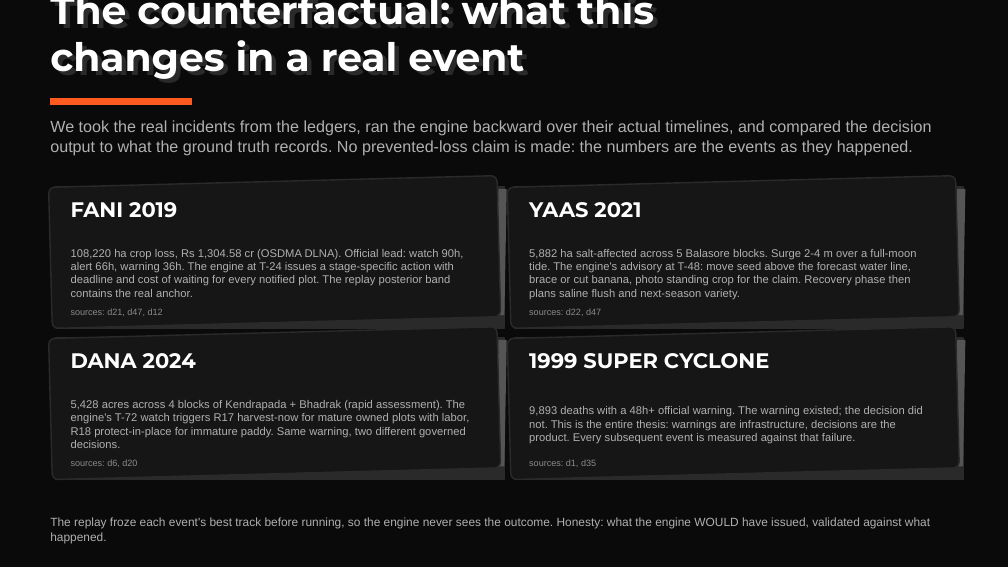
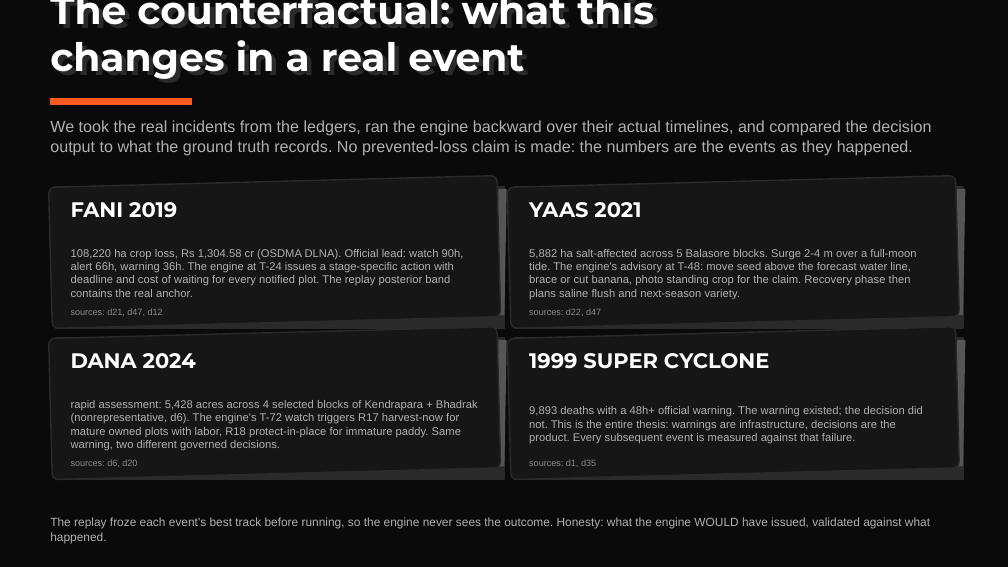
Before and after one commit to harshgounder/craft-n-code, a slide deck: slide 9 of scaffold/deck/KrishiSetu-Round0-20260816.pptx. Drawn at 1008x567 pixels with LibreOffice and Linux fonts; fonts in the diff are those of the drawing. Boxes give left, top, right and bottom in pixels: in the first picture for what was removed or moved away, otherwise in the second. Text is boxed around its words. In the diff, an @@ line names an element or a change of style, - is before the commit and + after.

Commit message:
deck P0 fixes from stress B: Dana out of stats (Fani verified in), Dana rapid-assessment caveat, agronomist-curated not reviewed, Kendrapara spelling

```diff
--- a/scaffold/deck/KrishiSetu-Round0-20260816.pptx
+++ b/scaffold/deck/KrishiSetu-Round0-20260816.pptx
@@ text at (71,400,478,450): text changed @@
-5,428 acres across 4 blocks of Kendrapada + Bhadrak (rapid assessment). The engine's T-72 watch triggers R17 harvest-now for mature owned plots with labor, R18 protect-in-place for immature paddy. Same warning, two different governed decisions.
+rapid assessment: 5,428 acres across 4 selected blocks of Kendrapara + Bhadrak (nonrepresentative, d6). The engine's T-72 watch triggers R17 harvest-now for mature owned plots with labor, R18 protect-in-place for immature paddy. Same warning, two different governed decisions.
```
Also in this commit, not shown: 3 other slides changed, 1 other file.
